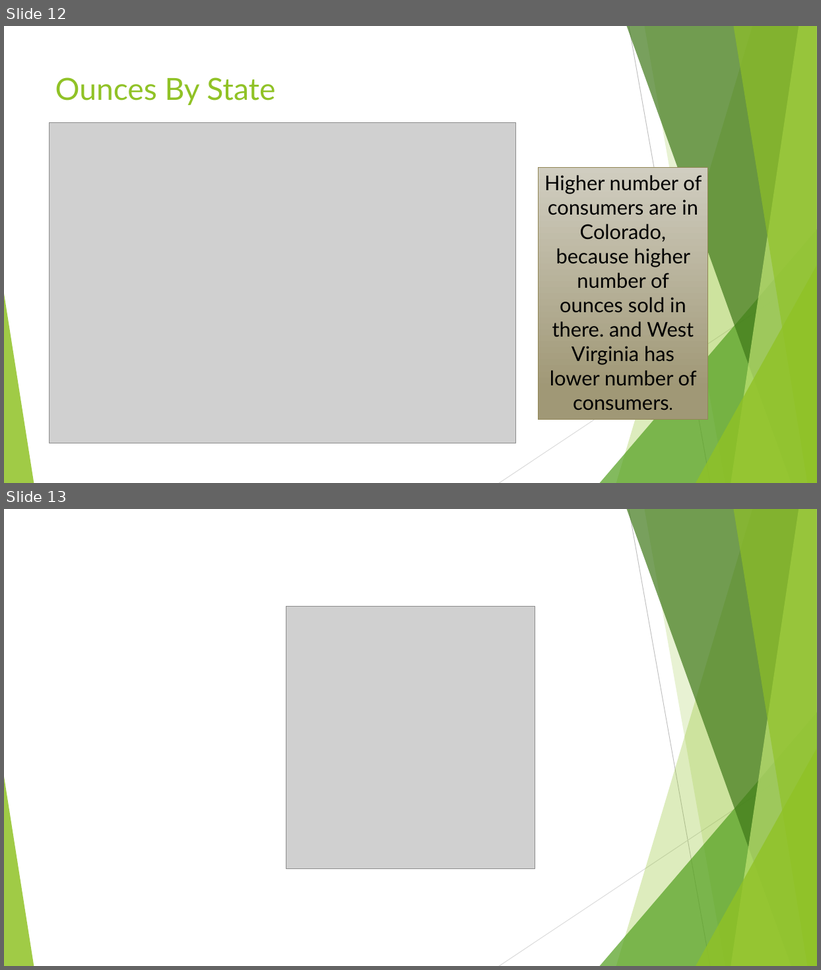
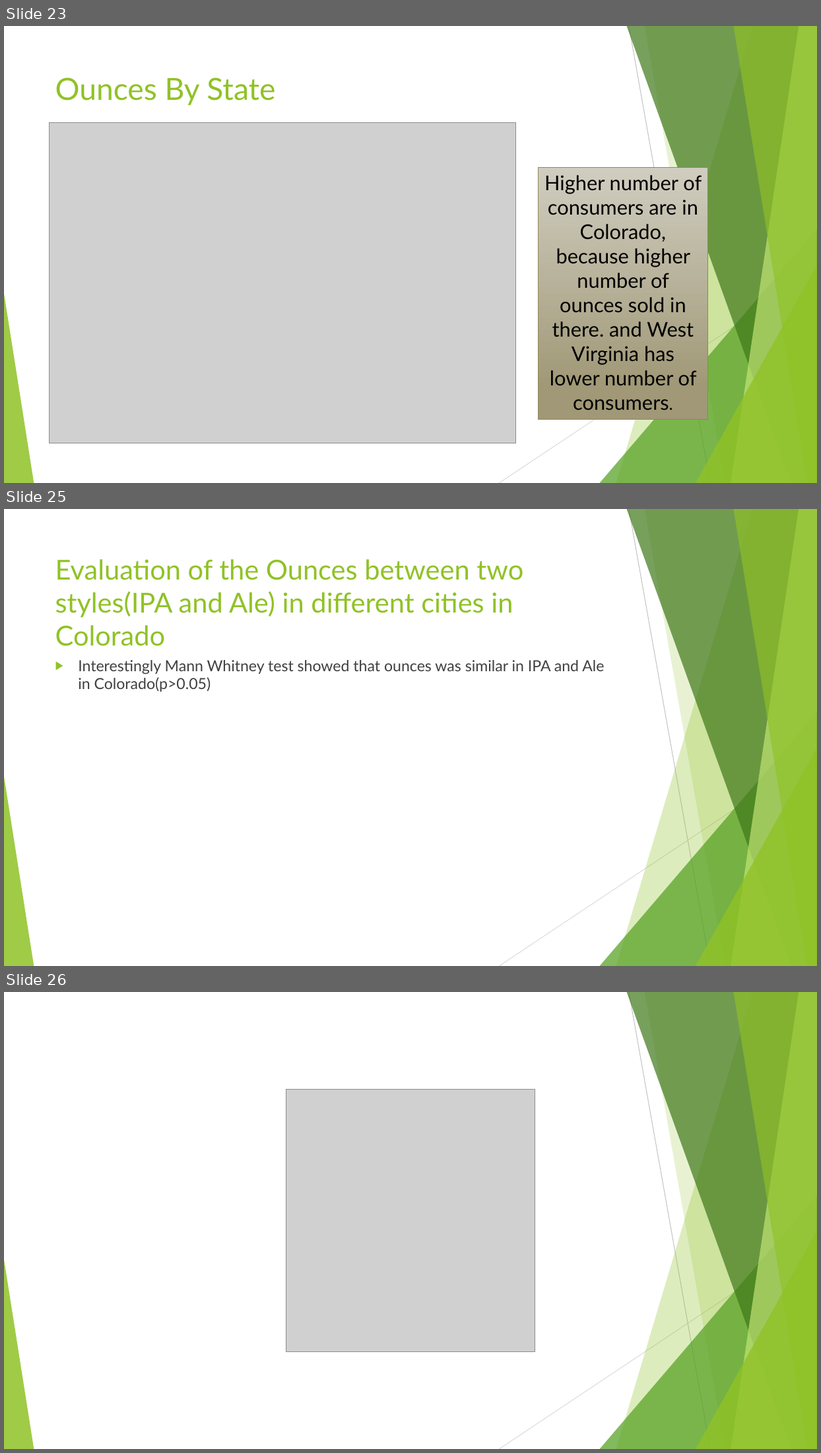
Before and after one commit to Omehrpour/R_proj_beer_market-, a slide deck: CaseStudy01.pptx. Shown one above the other, each under a label of ours: slides 12 and 13 before the commit, slides 23, 25 and 26 after it; the slides between them are not shown. The pictures are 821x970 and 821x1453 pixels, drawn with LibreOffice and Linux fonts; fonts in the diff are those of the drawing; grey boxes stand for pictures. Boxes give left, top, right and bottom in pixels: in the first picture for what was removed or moved away, otherwise in the second. Text is boxed around its words. In the diff, an @@ line names an element or a change of style, - is before the commit and + after.

```diff
--- a/CaseStudy01.pptx
+++ b/CaseStudy01.pptx
@@ slide 25 added at (x1=4, y1=509, x2=817, y2=966), background #FFFFFF; not listed: 10 template elements that a slide beside it also shows @@
@@ title added at (x1=55, y1=559, x2=523, y2=646), 32.4 pt, text #90C226 @@
+Evaluation of the Ounces between two styles(IPA and Ale) in different cities in Colorado
@@ text added at (x1=78, y1=660, x2=604, y2=692), 18 pt, text #404040 @@
+▶ Interestingly Mann Whitney test showed that ounces was similar in IPA and Ale in Colorado(p>0.05)
@@ what was slide 12 is now slide 23 @@
@@ what was slide 13 is now slide 26 @@
```
Also in this commit, not shown: 3 slides changed, 13 other slides added, 1 slide removed.
